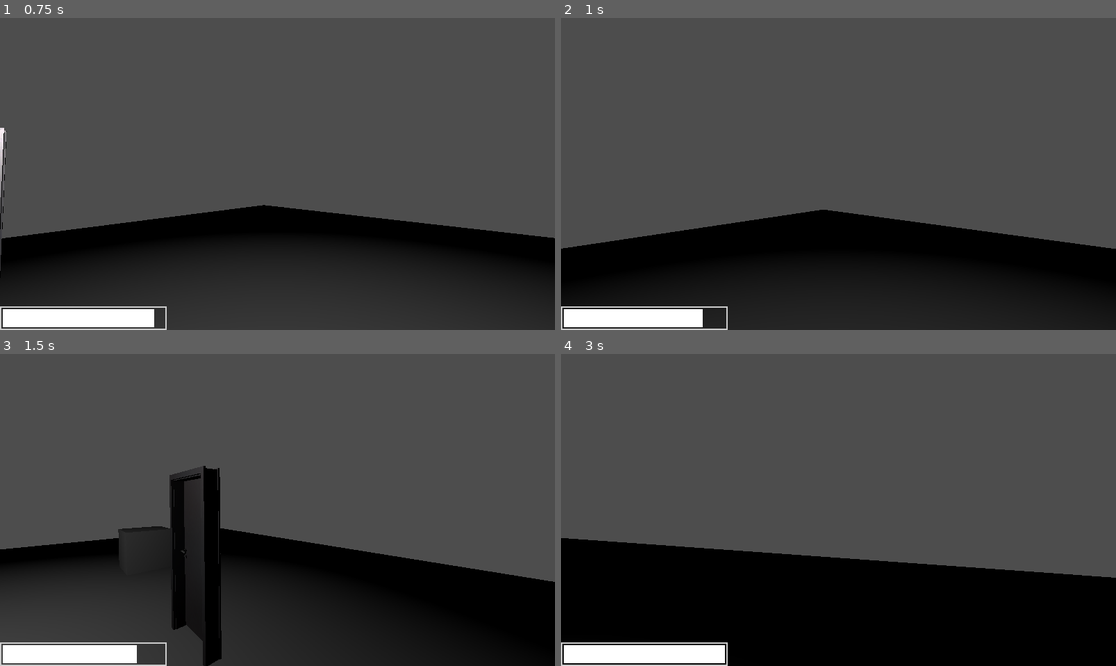
Above: before the commit, frames 1-4 (two rows, left to right).
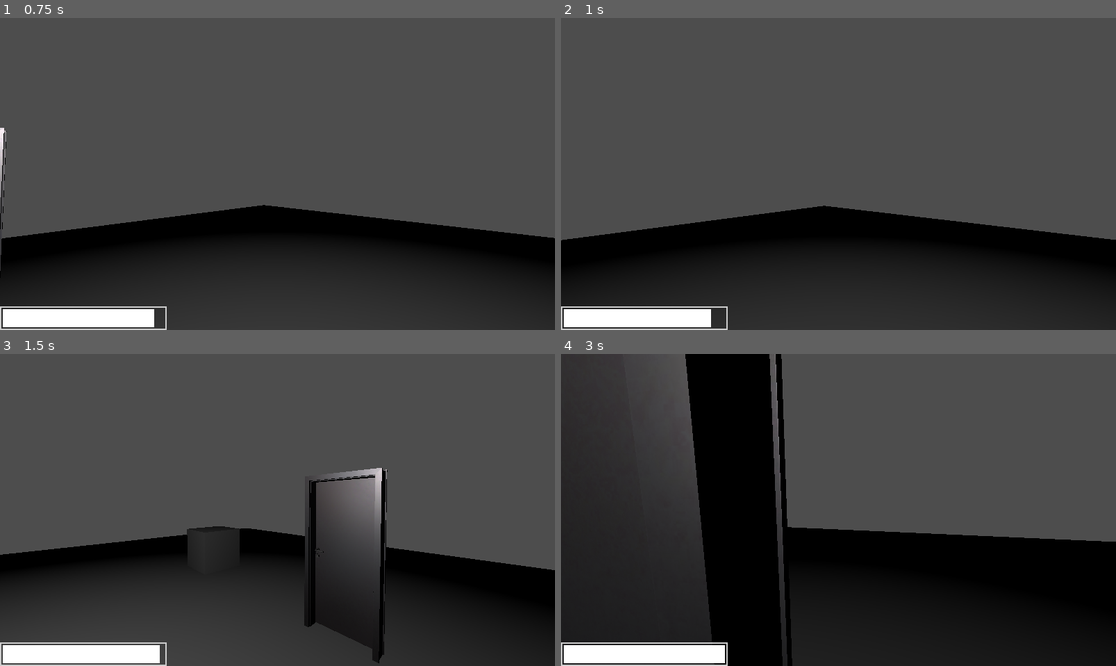
Above: after the commit, the same moments.

Repository: EnderiteFox/backloop
Game: Godot game, scene res://test/player_test.tscn
Same seed, same stepped clock (60 frames per second), same inputs: the game is played once before the commit and once after it.
Inputs (mouse positions are in pixels of both pictures, inside the frame that each line leads up to):
- Up to frame 1 (0.75 s): tap Enter at 0.5 s; move the mouse to (305, 174) at 0.52 s; hold W (move_forward) from 0.53 s (still down); hold Shift (sprint) from 0.53 s (still down)
- Up to frame 2 (1 s): keep holding W (move_forward); keep holding Shift (sprint); tap Ctrl (crouch, bound only after the commit) at 0.8 s
- Up to frame 3 (1.5 s): keep holding W (move_forward); move the mouse to (249, 510) at 1.27 s; release Shift (sprint) at 1.28 s; tap Ctrl (crouch, bound only after the commit) at 1.35 s
- Up to frame 4 (3 s): keep holding W (move_forward); tap Shift (sprint) at 1.55, 2.85 s; move the mouse to (849, 503) at 2.02 s; tap E (interact) at 2.1 s; tap Ctrl (crouch, bound only after the commit) at 2.3 s; move the mouse to (832, 516) at 2.77 s

Frame 1 is identical in both runs. In frame 2, 2.1% of the frame differs, in the area x 0-100%, y 60-100%; in frame 3, 10%; in frame 4, 38%, in the area x 0-100%, y 0-100%.

Commit message:
Crouched speed and hitbox (to be determined)

Diff:
--- a/project.godot
+++ b/project.godot
@@ -62,6 +62,11 @@
 "events": [Object(InputEventKey,"resource_local_to_scene":false,"resource_name":"","device":-1,"window_id":0,"alt_press …(195 unchanged characters)…
 ]
 }
+crouch={
+"deadzone": 0.5,
+"events": [Object(InputEventKey,"resource_local_to_scene":false,"resource_name":"","device":-1,"window_id":0,"alt_pressed":false,"shift_pressed":false,"ctrl_pressed":false,"meta_pressed":false,"pressed":false,"keycode":0,"physical_keycode":4194326,"key_label":0,"unicode":0,"location":0,"echo":false,"script":null)
+]
+}
 
 [layer_names]
 
--- a/scene/player/player.tscn
+++ b/scene/player/player.tscn
@@ -1,10 +1,14 @@
-[gd_scene load_steps=4 format=3 uid="uid://b3wh7qyhhwb44"]
+[gd_scene load_steps=5 format=3 uid="uid://b3wh7qyhhwb44"]
 
 [ext_resource type="Script" path="res://script/player/player.gd" id="1_cwurn"]
-[ext_resource type="PackedScene" path="res://scene/player/stamina_ui.tscn" id="2_k4avh"]
+[ext_resource type="PackedScene" uid="uid://1m7fgwopygy7" path="res://scene/player/stamina_ui.tscn" id="2_k4avh"]
 
 [sub_resource type="CylinderShape3D" id="CylinderShape3D_5kqbu"]
 height = 1.87
+radius = 0.3
+
+[sub_resource type="CylinderShape3D" id="CylinderShape3D_eojp2"]
+height = 0.935
 radius = 0.3
 
 [node name="Player" type="CharacterBody3D"]
@@ -13,8 +17,14 @@
 script = ExtResource("1_cwurn")
 
 [node name="Hitbox" type="CollisionShape3D" parent="."]
+unique_name_in_owner = true
 transform = Transform3D(1, 0, 0, 0, 1, 0, 0, 0, 1, 0, 0.935, 0)
 shape = SubResource("CylinderShape3D_5kqbu")
+
+[node name="HitboxCrouched" type="CollisionShape3D" parent="."]
+unique_name_in_owner = true
+transform = Transform3D(1, 0, 0, 0, 1, 0, 0, 0, 1, 0, 0.46854, 0)
+shape = SubResource("CylinderShape3D_eojp2")
 
 [node name="CamPivot" type="Node3D" parent="."]
 unique_name_in_owner = true
--- a/script/player/player.gd
+++ b/script/player/player.gd
@@ -3,6 +3,7 @@
 
 const SPEED = 2.0
 const SPRINTSPEED = 5
+const CROUCHSPEED = 1
 const SENSIBILITY: float = 0.008
 
 const VIEW_BOBBLE_AMOUNT: float = 0.08
@@ -17,12 +18,17 @@
 var exhaustion = 0
 var stamina: float = 100.0
 
+var crouched = false
+
+@onready var hitbox: CollisionShape3D = %Hitbox
+@onready var hitboxCrouched: CollisionShape3D = %HitboxCrouched
 @onready var camera: Camera3D = %PlayerCamera
 @onready var camPivot: Node3D = %CamPivot
 
 func _ready() -> void:
 	Game.player = self
 	Input.mouse_mode = Input.MOUSE_MODE_CAPTURED
+	hitboxCrouched.disabled = true
 
 func _physics_process(delta: float) -> void:
 	# Add the gravity.
@@ -48,7 +54,7 @@
 
 	if Input.is_action_pressed("sprint"):
 		if stamina > 0:
-			if exhaustion <= 1:
+			if exhaustion <= 1 and crouched == false:
 				stamina -= STAMINA_DRAIN * delta
 		else:
 			exhaustion = EXHAUSTION
@@ -57,6 +63,17 @@
 		stamina = clamp(stamina, 0, 100)
 		if exhaustion > 0:
 			exhaustion -= delta
+
+	if Input.is_action_just_pressed("crouch"):
+		if crouched == false:
+			hitbox.disabled = false
+			hitboxCrouched.disabled = true
+			crouched = true
+		else:
+			hitbox.disabled = true
+			hitboxCrouched.disabled = false
+			crouched = false
+
 
 	move_and_slide()
 
@@ -83,6 +100,8 @@
 	collisionObject.interacted.emit()
 
 func get_speed():
-	if Input.is_action_pressed("sprint") and stamina >= 0 and exhaustion <= 0:
+	if Input.is_action_pressed("sprint") and stamina >= 0 and exhaustion <= 0 and crouched == false:
 		return SPRINTSPEED
+	if crouched == true:
+		return CROUCHSPEED
 	return SPEED
